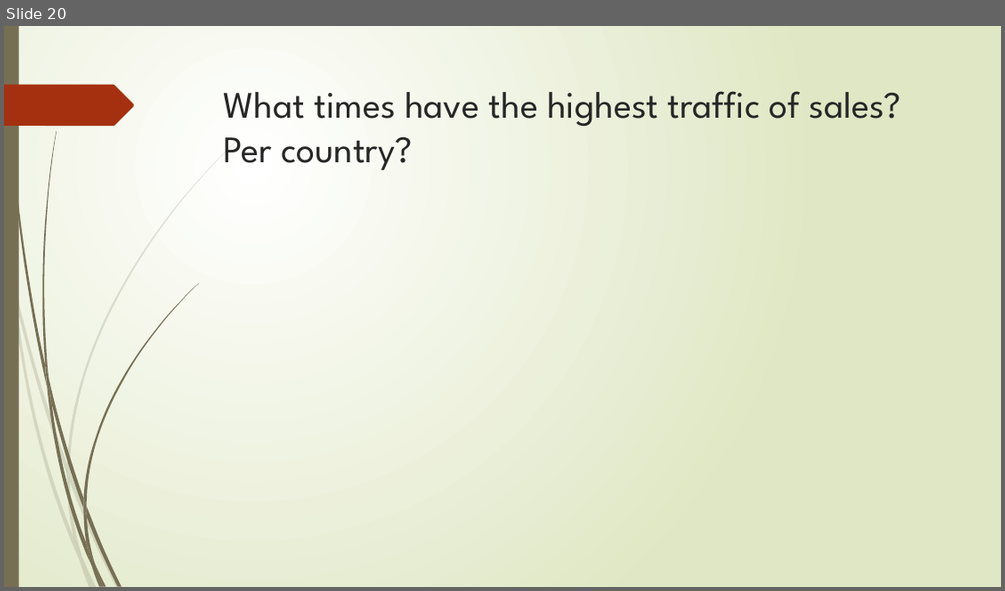
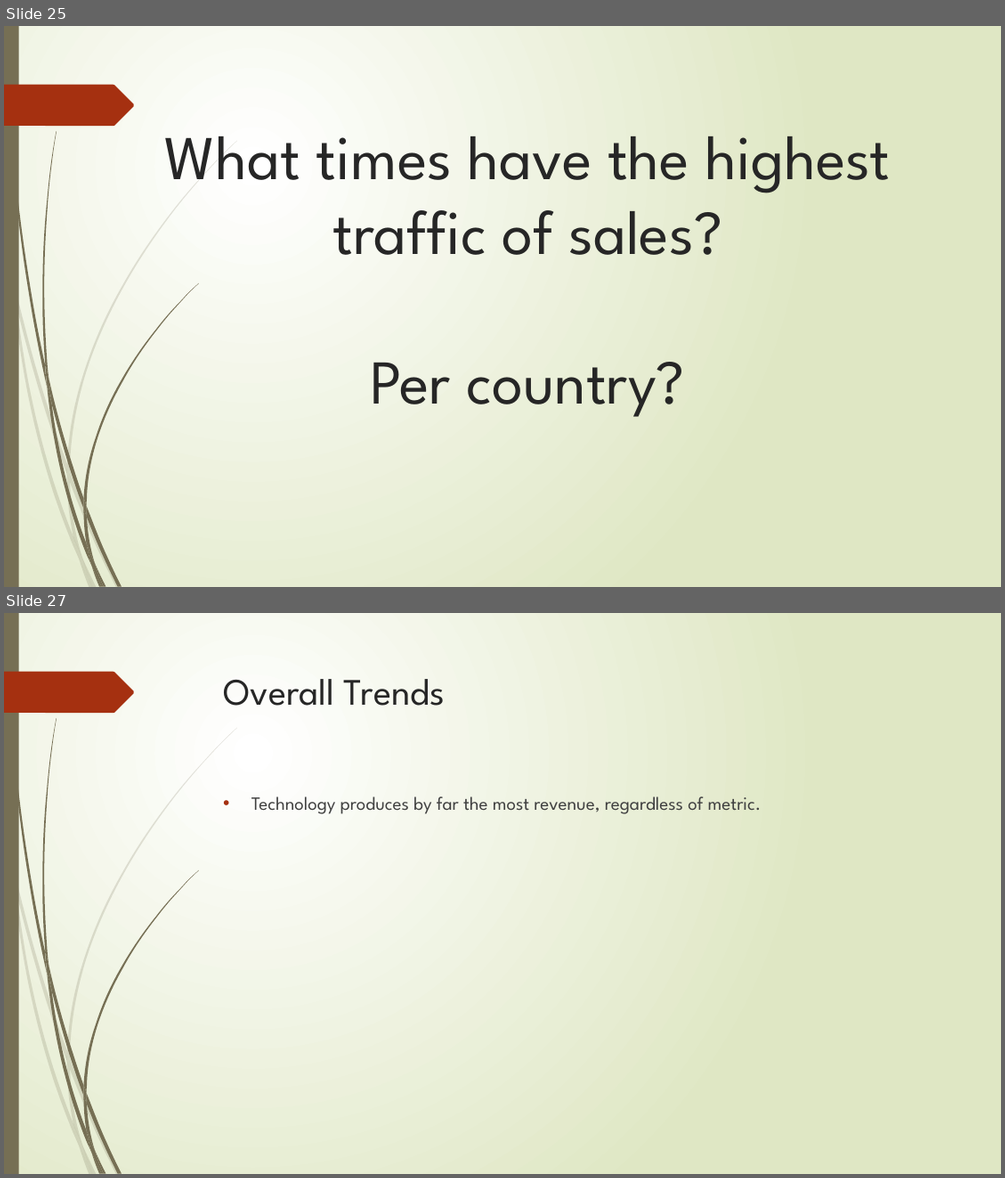
Before and after one commit to jnesteruck/rev-proj2, a slide deck: analysis-phase/Project_2.pptx. Shown one above the other, each under a label of ours: slide 20 before the commit, slides 25 and 27 after it; the slides between them are not shown. The pictures are 1005x591 and 1005x1178 pixels, drawn with LibreOffice and Linux fonts; fonts in the diff are those of the drawing. Boxes give left, top, right and bottom in pixels: in the first picture for what was removed or moved away, otherwise in the second. Text is boxed around its words. In the diff, an @@ line names an element or a change of style, - is before the commit and + after.

```diff
--- a/analysis-phase/Project_2.pptx
+++ b/analysis-phase/Project_2.pptx
@@ slide 27 added at [4, 613, 1001, 1174], background gradient #FFFFFF to #DFE8C4; not listed: 24 template elements that a slide beside it also shows @@
@@ title added at [224, 679, 445, 706], 36 pt, text #262626 @@
+Overall Trends
@@ text added at [251, 796, 761, 814], 18 pt, text #404040 @@
+• Technology produces by far the most revenue, regardless of metric.
@@ what was slide 20 is now slide 25 @@
@@ slide 25 changed as well @@
@@ title "What times have the highest ...": place and size @@
-title "What times have the highest ..." at [224, 91, 902, 170]
+title "What times have the highest ..." at [165, 136, 890, 417]
@@ title "What times have the highest ..." at [165, 136, 890, 417]: size 36 to 60 pt; alignment left to centre @@
```
Also in this commit, not shown: 4 other slides changed, 6 other slides added.
